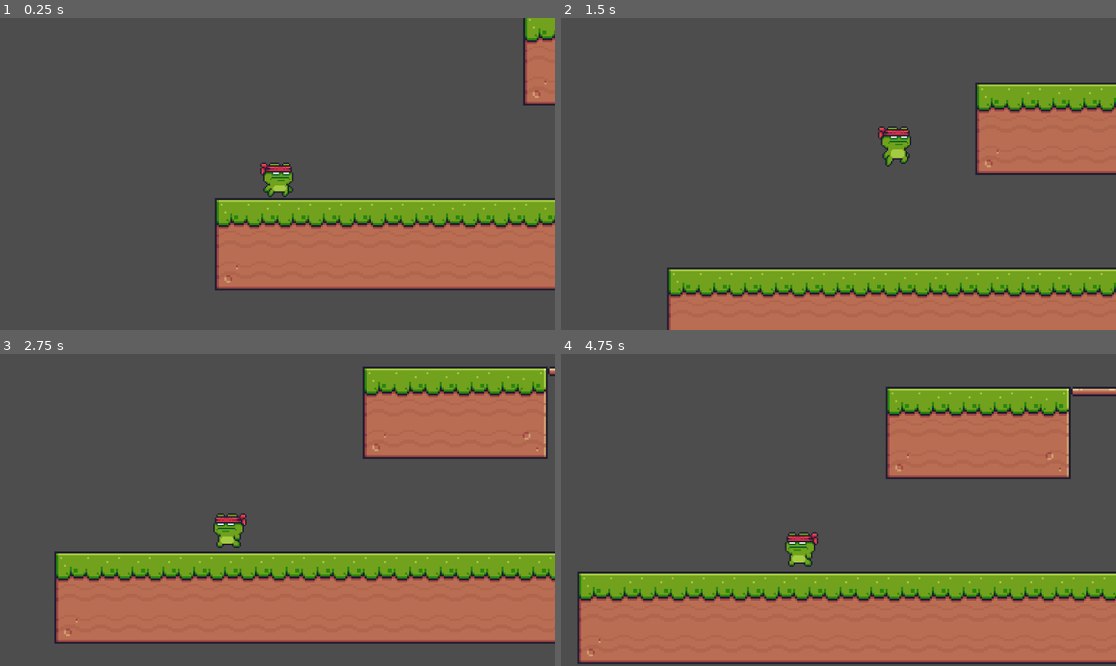
Above: before the commit, frames 1-4 (two rows, left to right).
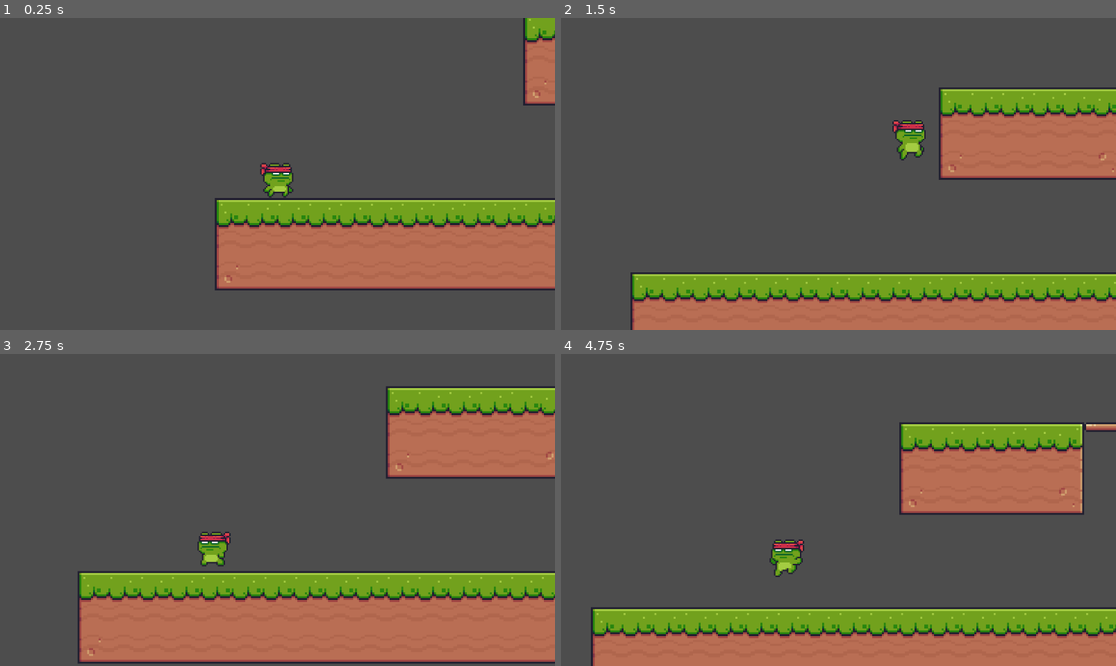
Above: after the commit, the same moments.

Repository: CaioLeaoMarinho/SapoGuerreiro_SENAC
Game: Godot game, scene res://Level.tscn
Same seed, same stepped clock (60 frames per second), same inputs: the game is played once before the commit and once after it.
Inputs:
- Up to frame 1 (0.25 s): no input
- Up to frame 2 (1.5 s): hold D (input_right) from 0.53 s (still down); tap Space (input_jump) at 0.77 s
- Up to frame 3 (2.75 s): tap Space (input_jump) at 1.52 s; release D (input_right) at 2.03 s; hold A (input_left) from 2.03 s (still down)
- Up to frame 4 (4.75 s): release A (input_left) at 2.78 s; hold D (input_right) 2.78-4.28 s; tap Space (input_jump) at 3.02, 3.77, 4.52 s; hold A (input_left) from 4.28 s (still down)

The runs differ from the first frame. In frame 1, 0.2% of the frame differs, in the area x 46-53%, y 46-58%; in frame 2, 12%; in frame 3, 30%; in frame 4, 35%, in the area x 3-100%, y 10-100%.
Error before the commit: Invalid access to property or key 'coyoteTime' on a base object of type 'CharacterBody2D (Player.gd)'. (res://Player/Scripts/PlayerStateManager.gd:82)

Commit message:
Solucionando CoyoteTime error

Diff:
--- a/Player/Scripts/Player.gd
+++ b/Player/Scripts/Player.gd
@@ -6,20 +6,18 @@
 @onready var animation_player = $AnimationPlayer
 @onready var camera_2d = $Camera2D
 @onready var state_manager = $StateMachine
-@onready var coyote_timer = $Timers/CoyoteTimer
-
 #endregion
 
 #region Variables
 
-var runSpeed = 400
-var moveSpeed = runSpeed
-var acceleration = 40
-var deceleration= 15
+var horizontalSpeed = 250
+var moveSpeed = 500
+var acceleration = 100
+var deceleration = 100
 var moveDirectionX = 0
 
-const jumpGravity = 600
-const fallGravity = 750
+const jumpGravity = 500
+const fallGravity = 950
 const maxFallVelocity = 400
 var jumpVelocity = -500
 var maxJumps = 1
--- a/Player/Scripts/PlayerStateManager.gd
+++ b/Player/Scripts/PlayerStateManager.gd
@@ -79,7 +79,6 @@
 
 func _get_falling():
 	if not Player.is_on_floor():
-		Player.coyote_timer.start(Player.coyoteTime)
 		_switch_state(fallState)
 
 func _get_maxFallVelocity():
